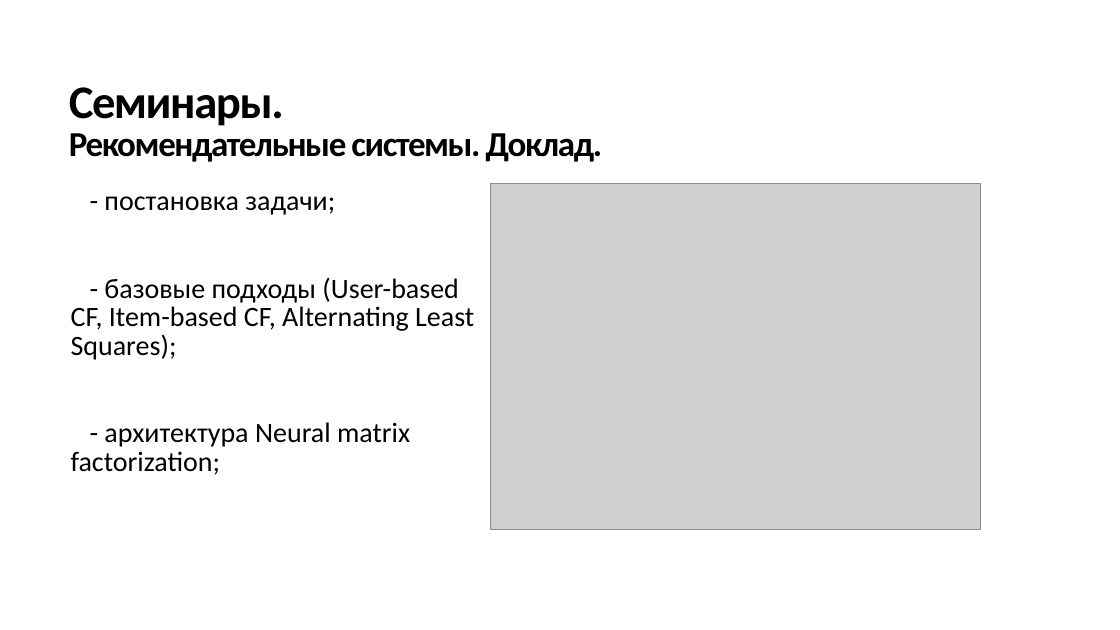
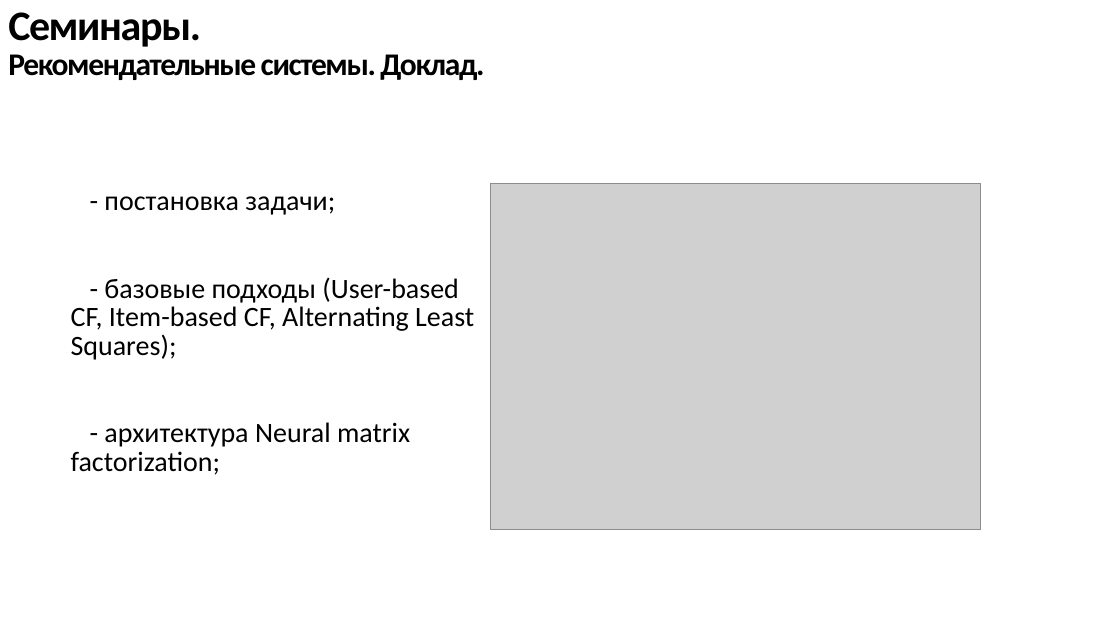
Before and after one commit to not-rdy/trainee, a slide deck: slide 4 of reports/final_report/rep_final.pptx. Drawn at 1120x630 pixels with LibreOffice and Linux fonts; fonts in the diff are those of the drawing; grey boxes stand for pictures. Boxes give left, top, right and bottom in pixels: in the first picture for what was removed or moved away, otherwise in the second. Text is boxed around its words. In the diff, an @@ line names an element or a change of style, - is before the commit and + after.

```diff
--- a/reports/final_report/rep_final.pptx
+++ b/reports/final_report/rep_final.pptx
@@ title "Семинары. Рекомендательные системы. Доклад.": place and size @@
-title "Семинары. Рекомендательные системы. Доклад." at <box>69,87,602,162</box>
+title "Семинары. Рекомендательные системы. Доклад." at <box>8,12,484,80</box>
@@ title "Семинары. Рекомендательные системы. Доклад." at <box>8,12,484,80</box>: size 40 to 36 pt in "Семинары."; size 30 to 27 pt in "Рекомендательные системы. Доклад." @@
```
Also in this commit, not shown: 2 other slides changed, 3 slides added, 10 other files.
